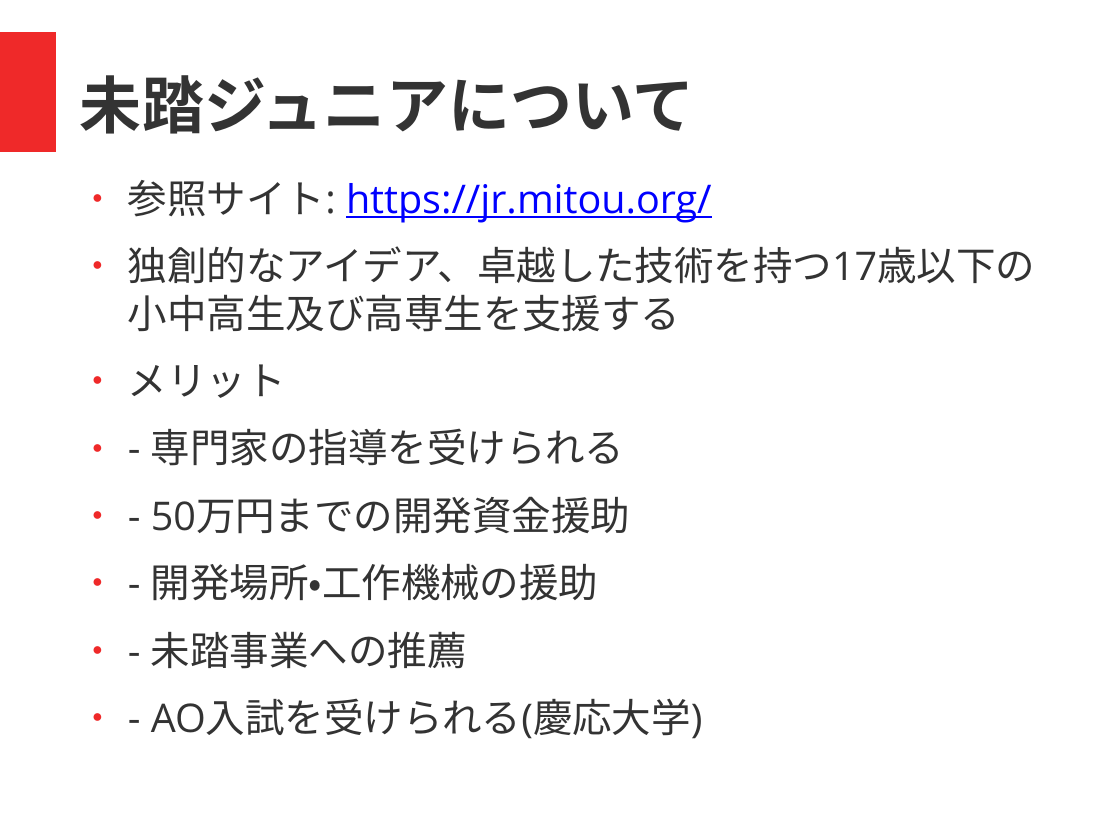
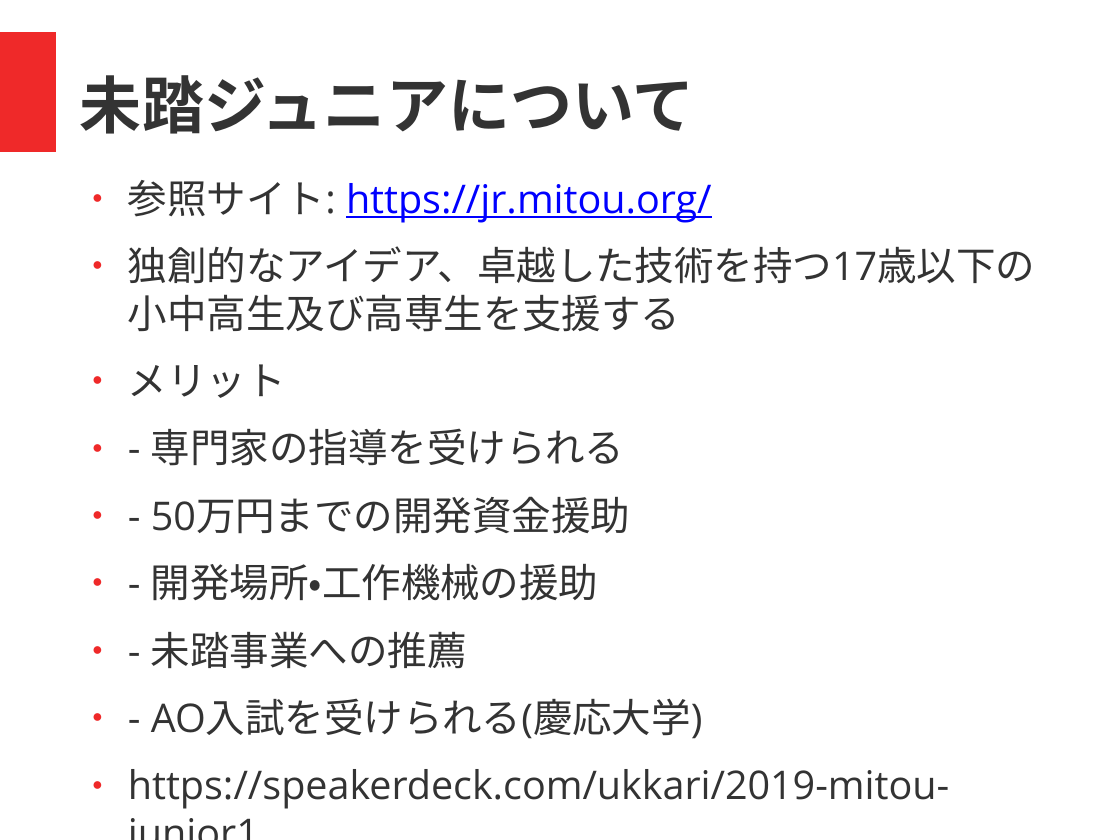
Before and after one commit to coderdojo-nada/resource, a slide deck: slide 9 of guide/coderdojo-nada紹介.odp. Drawn at 1120x840 pixels with LibreOffice and Linux fonts; fonts in the diff are those of the drawing. Boxes give left, top, right and bottom in pixels: in the first picture for what was removed or moved away, otherwise in the second. Text is boxed around its words. In the diff, an @@ line names an element or a change of style, - is before the commit and + after.

```diff
--- a/guide/coderdojo-nada紹介.odp
+++ b/guide/coderdojo-nada紹介.odp
@@ text at (x1=128, y1=769, x2=949, y2=809): paragraph added @@
+● https://speakerdeck.com/ukkari/2019-mitou-junior1
```
Also in this commit, not shown: 3 other slides changed.
